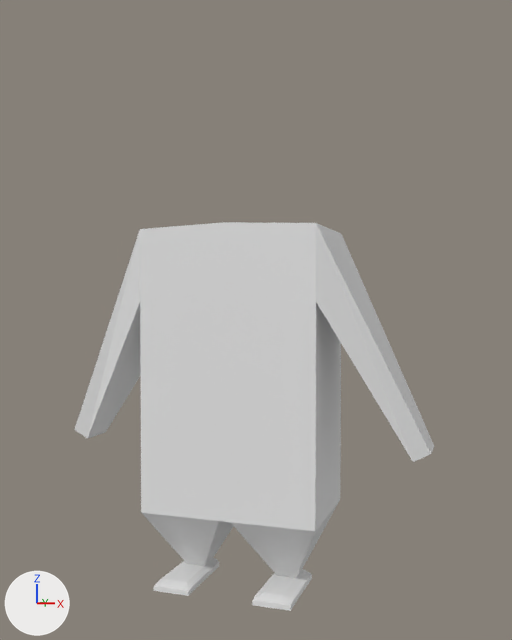
The Blender file introduction/blend/010_001.blend: old version first, new version second.
One viewpoint serves both versions: a 50 mm camera at (2.74, -7.68, 3.47) aimed at (0.14, 0.02, 3.23). Lighting does not change. The marker at lower left points along +X, +Y and +Z.

Objects in the first picture: '立方体'.
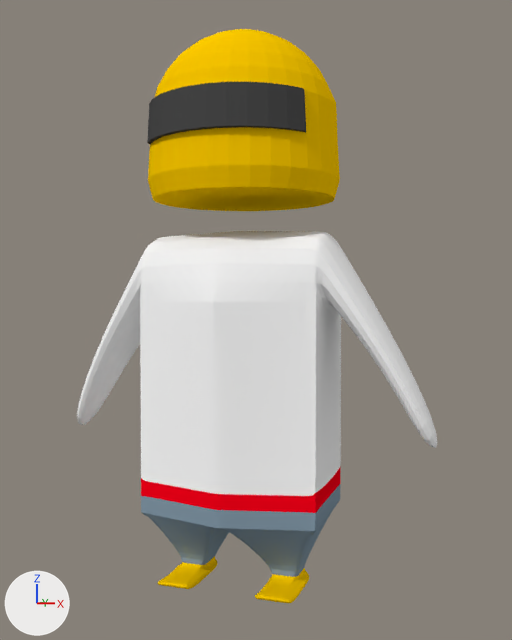
Edits to the bpy script that builds the scene:
```text
Add mat_マテリアル_ベルト:
    mat_マテリアル_ベルト = diffuse_material('マテリアル.ベルト')
    mat_マテリアル_ベルト.base_color = (1.0, 0.0, 0.00979)  # red #ff0019
Add mat_マテリアル_body:
    mat_マテリアル_body = diffuse_material('マテリアル.body')
    mat_マテリアル_body.base_color = (1.0, 1.0, 1.0)  # white #ffffff
Add mat_マテリアル_ズボン:
    mat_マテリアル_ズボン = diffuse_material('マテリアル.ズボン')
    mat_マテリアル_ズボン.base_color = (0.228, 0.318, 0.393)  # blue #8399a8
Add mat_マテリアル_足:
    mat_マテリアル_足 = diffuse_material('マテリアル.足')
    mat_マテリアル_足.base_color = (1.0, 0.604, 0.0)  # yellow #ffcc00
Add mat_マテリアル_001:
    mat_マテリアル_001 = diffuse_material('マテリアル.001')
    mat_マテリアル_001.base_color = (0.07, 0.07, 0.07)  # dark grey #4b4b4b
Add mat_マテリアル_ヘルメット:
    mat_マテリアル_ヘルメット = diffuse_material('マテリアル.ヘルメット')
    mat_マテリアル_ヘルメット.base_color = (1.0, 0.604, 0.0)  # yellow #ffcc00
Change me_立方体:
    used by ob_立方体; location = (0.0, 0.0, 2.68); scale = (1.0, 0.619, 1.6)
    remove me_立方体.from_pydata(...)  # 54 vertices, 51 faces, 1 loose edge; spans x 0.0..2.12, y -1.24..1.0, z -1.5..1.0
    add me_立方体.from_pydata(...)  # 137 vertices, 130 faces, 1 loose edge; spans x 0.0..2.28, y -1.49..1.67, z -1.5..1.0
    me_立方体 part 1
    6 vertices are removed from x 0.0..0.06, y -1.0..1.0, z -1.0..0.48
    24 faces are deleted
    4 vertices in x 0.36..0.78, y -1.24, z -1.5 move by (0.0, 0.02, 0.04)
    4 vertices in x 0.36..0.78, y -1.01, z -1.5 move by (0.0, 0.05, 0.0)
    14 vertices move from x 0.0..2.12, y -1.24..1.0, z -1.47..1.0 to x 0.0..2.28, y -1.21..1.17, z -1.46..1.0
    74 vertices are added at x 0.0..1.84, y -1.49..1.67, z -1.5..1.0
    5 new vertices lie (-0.77, 0.13, 0.0) away from vertices in x 0.9, y 1.02, z -1.0..0.48
    5 new vertices lie (-0.13, 0.02, 0.0) away from vertices in x 0.13, y 1.15, z -1.0..0.48
    5 new vertices lie (0.0, 0.0, -1.23) away from vertices in x 0.13..1.0, y -1.02..1.15, z 0.48
    46 new faces join them, mat_マテリアル_body (white #ffffff)
    23 new faces join them, mat_マテリアル_ズボン (blue #8399a8)
    27 new faces join them, mat_マテリアル_足 (yellow #ffcc00)
    7 new faces join them, mat_マテリアル_ベルト (red #ff0019)
    me_立方体 part 2: 1 face spanning x 2.09..2.28, y -0.35..0.35, z -0.57..-0.5 switches from no material to mat_マテリアル_body (white #ffffff)
    me_立方体 part 3: 26 faces spanning x 0.36..0.78, y -1.22..0.39, z -1.5..-1.43 switch from no material to mat_マテリアル_足 (yellow #ffcc00)
    add me_立方体.materials.append(mat_マテリアル_body)  # white #ffffff
    add me_立方体.materials.append(mat_マテリアル_ベルト)  # red #ff0019
    add me_立方体.materials.append(mat_マテリアル_ズボン)  # blue #8399a8
Add me_球:
    me_球.from_pydata(...)  # 343 vertices, 343 faces; spans x -1.03..1.03, y -1.05..1.0, z -0.76..1.0
    # faces by material slot: [311, 32]
    me_球.materials.append(mat_マテリアル_ヘルメット)  # yellow #ffcc00
    me_球.materials.append(mat_マテリアル_001)  # dark grey #4b4b4b
Change ob_立方体:
    where _m = ob_立方体.modifiers.new('ミラー', 'MIRROR')
    add _m.use_clip = True
    add _m = ob_立方体.modifiers.new('Subsurf', 'SUBSURF')
Add ob_球:
    ob_球 = bpy.data.objects.new('球', me_球)
    ob_球.location = (0.0, 0.0, 5.39)
    ob_球.scale = (1.06, 1.06, 1.06)
```

Changed parts and their boxes (x1, y1, x2, y2) in the pictures (512 x 640 px):
'立方体', reshaped, modifiers changed
    before: (75, 222, 434, 611)
    after: (77, 231, 437, 603)
'球', added (yellow)
    after: (147, 29, 340, 211)
    faces in mat_マテリアル_ヘルメット (yellow #ffcc00): (148, 29, 340, 211)
    faces in mat_マテリアル_001 (dark grey #4b4b4b): (147, 82, 306, 144)
part 1 of me_立方体, built on
    before: (75, 222, 434, 609)
    after: (77, 231, 436, 603)
part 2 of me_立方体, recoloured
    after: (77, 417, 437, 448)
part 3 of me_立方体, recoloured (grey to yellow)
    before: (153, 558, 312, 611)
    after: (157, 556, 309, 603)
